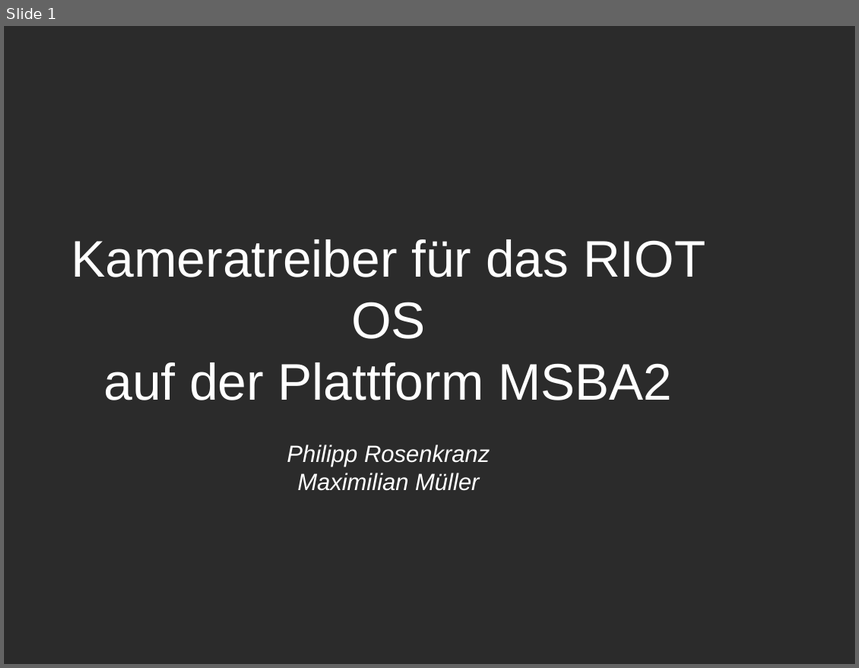
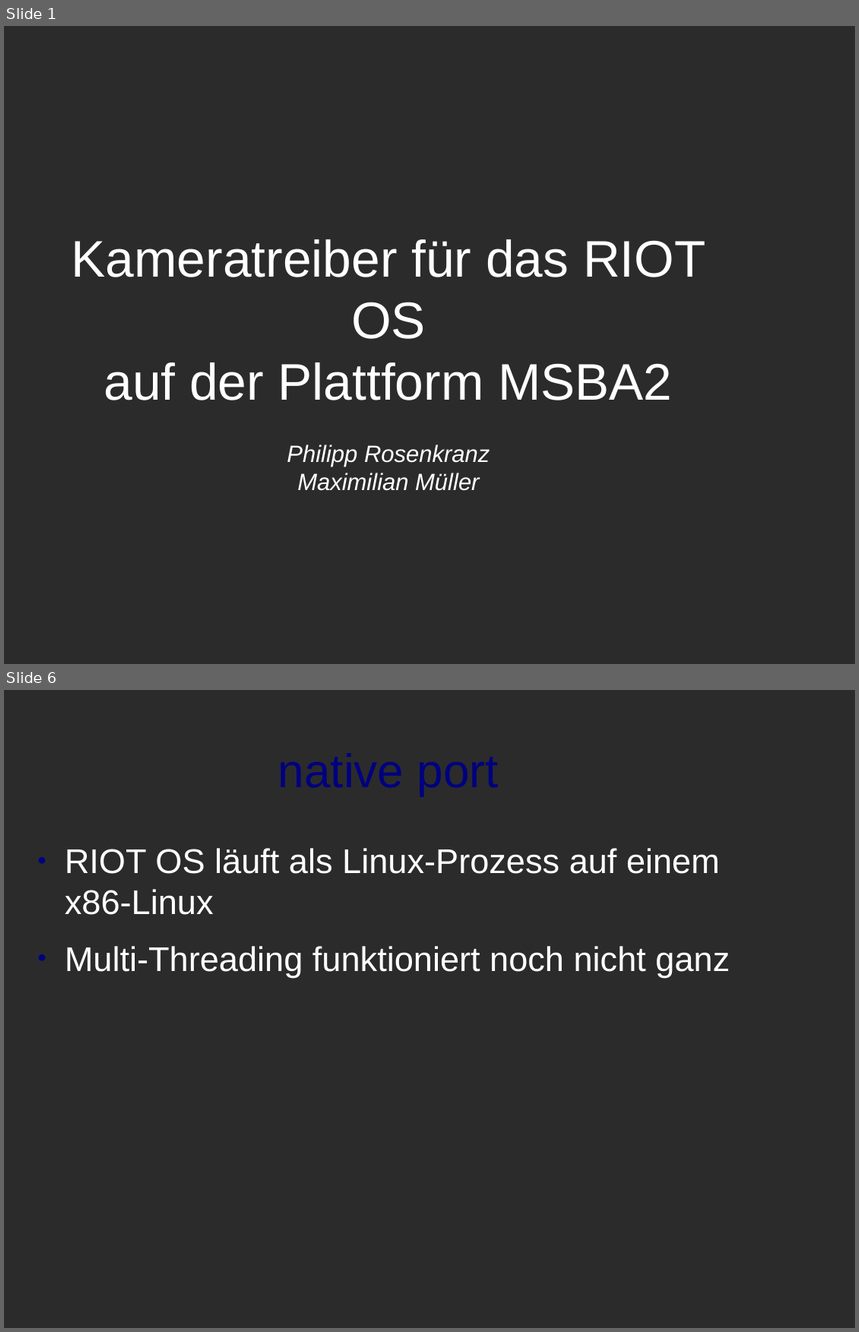
Before and after one commit to swp2013riot/riot-cam-driver, a slide deck: Erste Praesentation/Präsentation.odp. Shown one above the other, each under a label of ours: slide 1 before the commit, slides 1 and 6 after it; the slides between them are not shown. The pictures are 859x668 and 859x1332 pixels, drawn with LibreOffice and Linux fonts; fonts in the diff are those of the drawing; background and template pictures are left out; a plain dark background stands for a picture behind light text. Boxes give left, top, right and bottom in pixels: in the first picture for what was removed or moved away, otherwise in the second. Text is boxed around its words. In the diff, an @@ line names an element or a change of style, - is before the commit and + after.

```diff
--- a/Erste Praesentation/Präsentation.odp
+++ b/Erste Praesentation/Präsentation.odp
@@ slide 6 added at <box>4,690,855,1328</box>, background picture (left out) @@
@@ title added at <box>28,716,749,822</box>, 44 pt, text #000080 @@
+native port
@@ text added at <box>65,848,730,977</box>, 32 pt, text #FFFFFF @@
+● RIOT OS läuft als Linux-Prozess auf einem x86-Linux
+● Multi-Threading funktioniert noch nicht ganz
```
Also in this commit, not shown: 5 slides changed, 2 other slides added, 1 slide removed.
